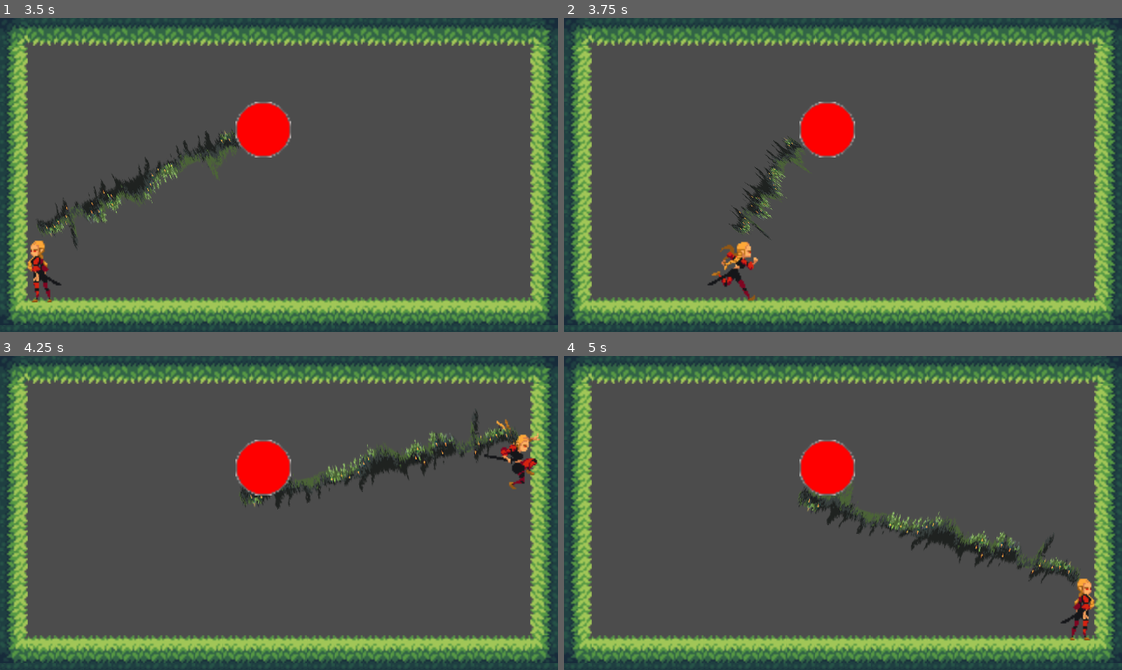
Above: before the commit, frames 1-4 (two rows, left to right).
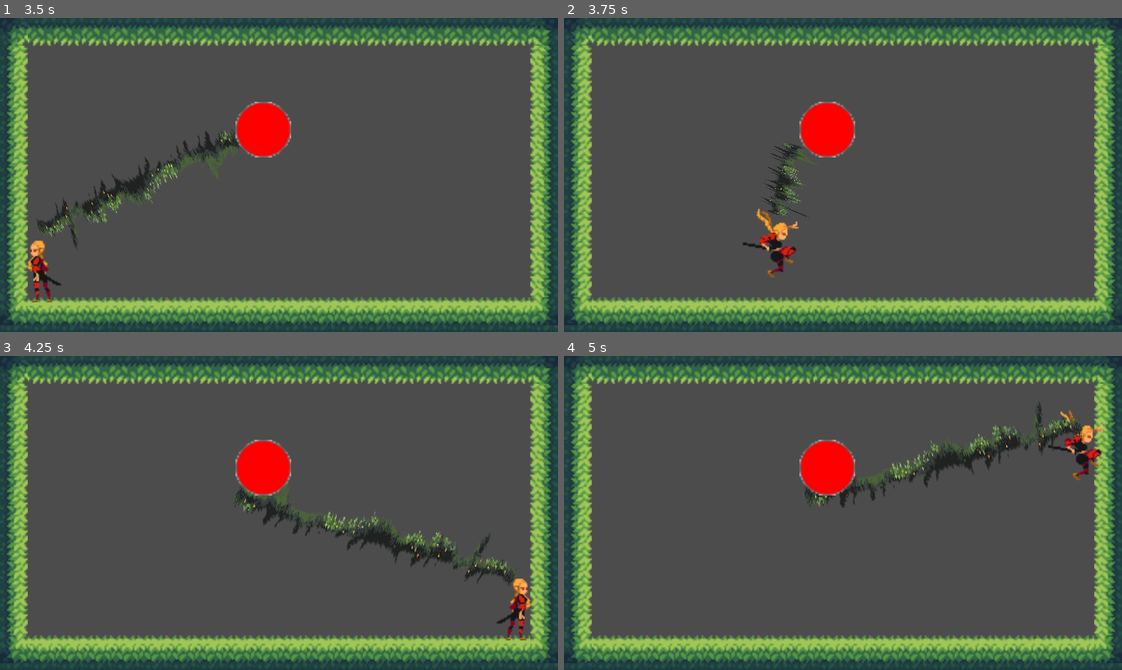
Above: after the commit, the same moments.

Repository: doofmars/root-girl
Game: Godot game, scene res://src/game.tscn
Two runs of this game, one before a commit and one after it. Both use one fixed random seed, a clock stepped at 60 frames per second and the inputs below.
Inputs (mouse positions are in pixels of both pictures, inside the frame that each line leads up to):
- Up to frame 1 (3.5 s): click "Start Game" at 0.5 s; move the mouse to (401, 159) at 1.27 s; press the mouse at (401, 159) at 1.28 s; hold Right (ui_right) 1.28-2.78 s; tap Up (ui_up) at 1.52, 2.27 s; right-click (401, 159) at 1.55 s; move the mouse to (167, 190) at 2.02 s; release the mouse at (167, 190) at 2.03 s; right-click (167, 190) at 2.1 s; click (167, 190) at 2.3 s; move the mouse to (334, 105) at 2.77 s; press the mouse at (334, 105) at 2.78 s; hold Left (ui_left) from 2.78 s (still down); right-click (334, 105) at 3.05 s
- Up to frame 2 (3.75 s): move the mouse to (815, 237) at 3.52 s; release Left (ui_left) at 3.53 s; release the mouse at (815, 237) at 3.53 s; hold Right (ui_right) from 3.53 s (still down); right-click (815, 237) at 3.6 s
- Up to frame 3 (4.25 s): keep holding Right (ui_right); tap Up (ui_up) at 3.77 s; click (251, 575) at 3.8 s
- Up to frame 4 (5 s): keep holding Right (ui_right); move the mouse to (1010, 560) at 4.27 s; press the mouse at (1010, 560) at 4.28 s; tap Up (ui_up) at 4.52 s; right-click (1010, 560) at 4.55 s

Frame 1 is identical in both runs. In frame 2, 2.3% of the frame differs, in the area x 25-44%, y 37-90%; in frame 3, 4.8%; in frame 4, 4.9%, in the area x 42-97%, y 15-91%.

Commit message:
Basic pull function

Diff:
--- a/project.godot
+++ b/project.godot
@@ -34,6 +34,11 @@
 "events": [ Object(InputEventMouseButton,"resource_local_to_scene":false,"resource_name":"","device":0,"alt":false,"shi …(212 unchanged characters)…
  ]
 }
+pull={
+"deadzone": 0.5,
+"events": [ Object(InputEventMouseButton,"resource_local_to_scene":false,"resource_name":"","device":0,"alt":false,"shift":false,"control":false,"meta":false,"command":false,"button_mask":0,"position":Vector2( 0, 0 ),"global_position":Vector2( 0, 0 ),"factor":1.0,"button_index":2,"pressed":false,"doubleclick":false,"script":null)
+ ]
+}
 
 [mono]
 
--- a/src/character/Girl.gd
+++ b/src/character/Girl.gd
@@ -45,3 +45,8 @@
 			$AnimatedSprite.animation = "run"
 	else:
 		$AnimatedSprite.animation = "fall"
+
+
+func _on_Liana_pull(delta:float, liana_destination:Vector2):
+	var velo = (liana_destination - global_position).normalized() * 400
+	position += velo * delta
--- a/src/character/Girl.tscn
+++ b/src/character/Girl.tscn
@@ -54,7 +54,7 @@
 scale = Vector2( 0.8, 0.8 )
 frames = SubResource( 1 )
 animation = "run"
-frame = 4
+frame = 3
 playing = true
 
 [node name="CollisionShape2D" type="CollisionShape2D" parent="."]
@@ -62,3 +62,5 @@
 shape = SubResource( 2 )
 
 [node name="Liana" parent="." instance=ExtResource( 19 )]
+
+[connection signal="pull" from="Liana" to="." method="_on_Liana_pull"]
--- a/src/character/Liana.gd
+++ b/src/character/Liana.gd
@@ -8,7 +8,7 @@
 
 export var liana_speed = 2
 
-signal pull(liana_destination)
+signal pull(delta, liana_destination)
 
 func _process(delta):
 	if liana_active and liana_destination != Vector2.ZERO and !liana_has_hit:
@@ -21,16 +21,23 @@
 		$LianaSprite.look_at(liana_destination)
 		$LianaSprite.scale.x = (self.global_position - liana_destination).length()/411
 
-func _physics_process(_delta):
+		if (self.global_position - liana_destination).length() < 1:
+			liana_active = false
+			liana_destination = Vector2.ZERO
+			liana_has_hit = false
+
+func _physics_process(delta):
 	if Input.is_action_pressed("liana"):
+		if !liana_has_hit:
+			shoot_liana()
+	if Input.is_action_pressed("pull"):
 		if liana_has_hit:
-			pull()
-		else:
-			shoot_liana()
+			pull(delta)
 
 func _on_Liana_area_shape_entered(_area_rid:RID, _area:Area2D, _area_shape_index:int, _local_shape_index:int):
-	liana_active = false
-	liana_has_hit = true
+	if liana_active:
+		liana_active = false
+		liana_has_hit = true
 
 func shoot_liana():
 	var space_state = get_world_2d().direct_space_state
@@ -41,5 +48,5 @@
 		liana_active = true
 		liana_destination = result.position
 
-func pull():
-	emit_signal("pull", liana_destination)
+func pull(delta):
+	emit_signal("pull", delta, liana_destination)
--- a/src/objects/StaticAnchor.tscn
+++ b/src/objects/StaticAnchor.tscn
@@ -16,7 +16,7 @@
 [node name="StaticAnchor" type="Area2D"]
 position = Vector2( 827, 373 )
 collision_layer = 2
-collision_mask = 0
+collision_mask = 2
 __meta__ = {
 "_edit_group_": true
 }
